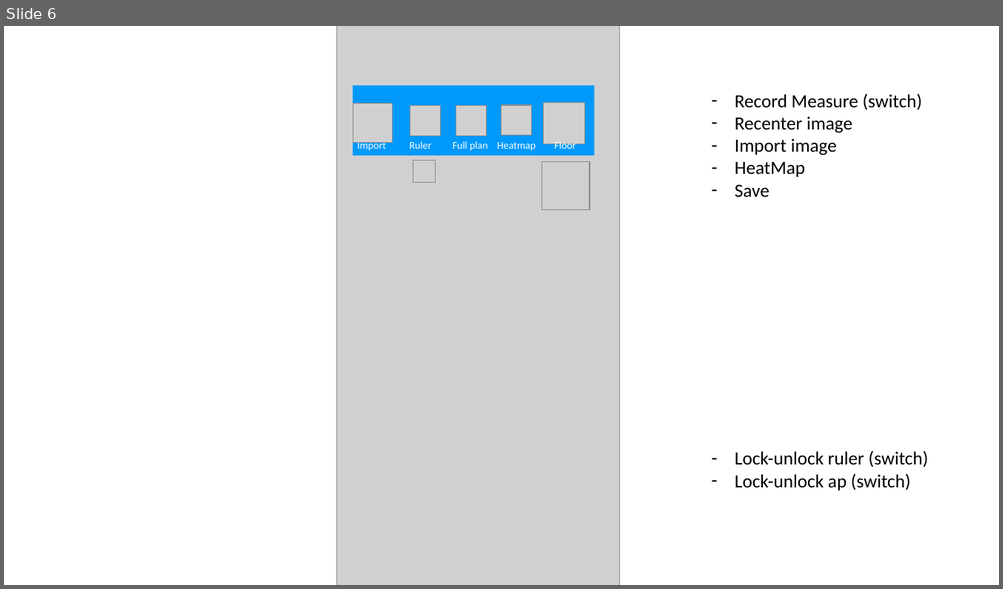
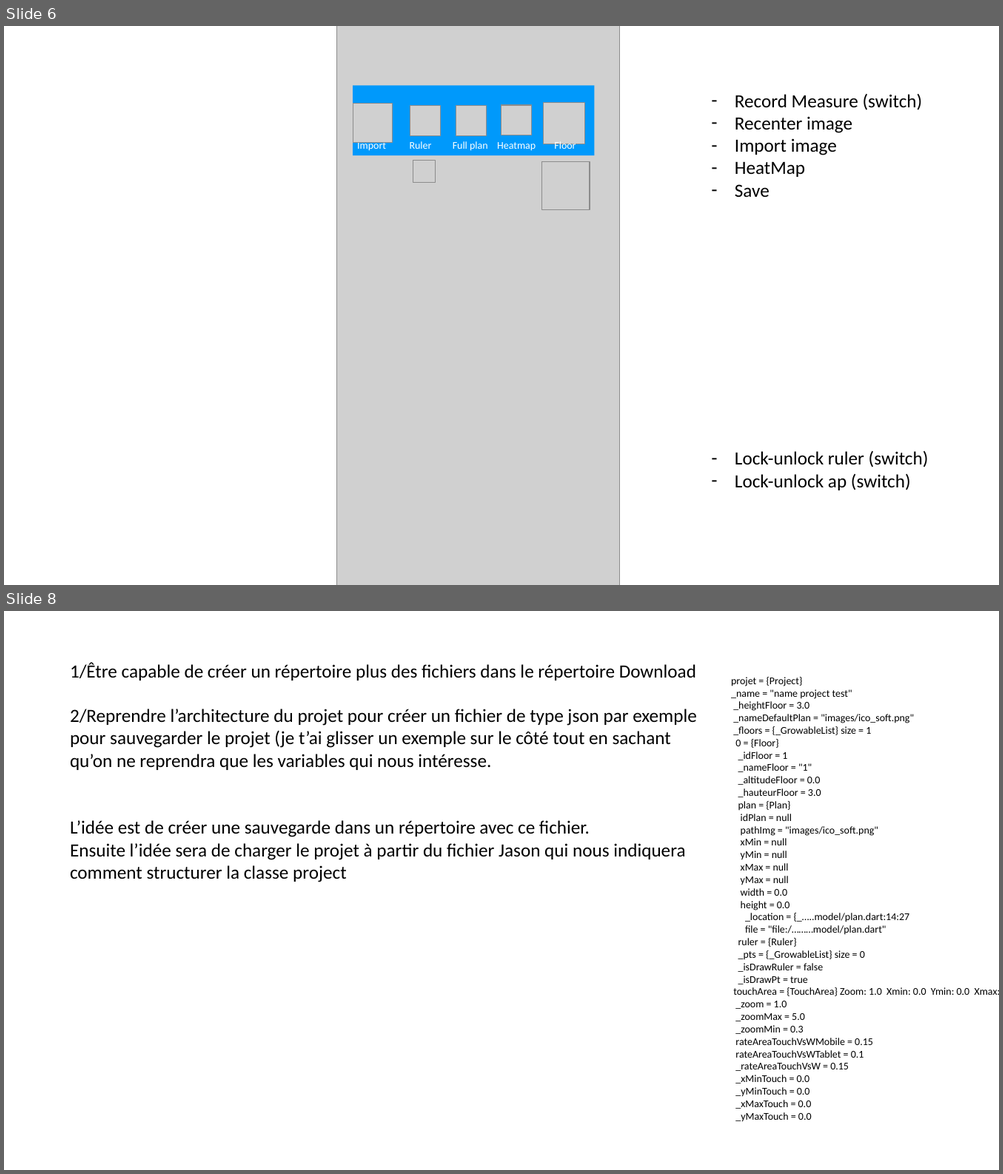
Before and after one commit to mboti/wanda_survey, a slide deck: doc/Algos.pptx. Shown one above the other, each under a label of ours: slide 6 before the commit, slides 6 and 8 after it; the slides between them are not shown. The pictures are 1003x589 and 1003x1174 pixels, drawn with LibreOffice and Linux fonts; fonts in the diff are those of the drawing; grey boxes stand for pictures. Boxes give left, top, right and bottom in pixels: in the first picture for what was removed or moved away, otherwise in the second. Text is boxed around its words. In the diff, an @@ line names an element or a change of style, - is before the commit and + after.

Commit message:
Mise à jour de la roadmap de travail pour Koudous

```diff
--- a/doc/Algos.pptx
+++ b/doc/Algos.pptx
@@ slide 8 added at <box>4,611,999,1170</box>, background #FFFFFF @@
@@ text added at <box>70,662,697,883</box>, 18 pt, text #000000 @@
+1/Être capable de créer un répertoire plus des fichiers dans le répertoire Download
+2/Reprendre l’architecture du projet pour créer un fichier de type json par exemple pour sauvegarder le projet (je t’ai glisser un exemple sur le côté tout en sachant qu’on ne reprendra que les variables qui nous intéresse.
+L’idée est de créer une sauvegarde dans un répertoire avec ce fichier.
+Ensuite l’idée sera de charger le projet à partir du fichier Jason qui nous indiquera comment structurer la classe project
@@ text added at <box>731,677,999,1122</box>, 10 pt, text #000000 @@
+projet = {Project}
+_name = "name project test"
+_heightFloor = 3.0
+_nameDefaultPlan = "images/ico_soft.png"
+_floors = {_GrowableList} size = 1
+0 = {Floor}
+_idFloor = 1
+_nameFloor = "1"
+_altitudeFloor = 0.0
+_hauteurFloor = 3.0
+plan = {Plan}
+idPlan = null
+pathImg = "images/ico_soft.png"
+xMin = null
+yMin = null
+xMax = null
+yMax = null
+width = 0.0
+height = 0.0
+_location = {_…..model/plan.dart:14:27
+file = "file:/………model/plan.dart"
+ruler = {Ruler}
+_pts = {_GrowableList} size = 0
+_isDrawRuler = false
+_isDrawPt = true
+touchArea = {TouchArea} Zoom: 1.0 Xmin: 0.0 Ymin: 0.0 Xmax: 0.0 Ymax: 0.0
+_zoom = 1.0
+_zoomMax = 5.0
+_zoomMin = 0.3
+rateAreaTouchVsWMobile = 0.15
+rateAreaTouchVsWTablet = 0.1
+_rateAreaTouchVsW = 0.15
+_xMinTouch = 0.0
+_yMinTouch = 0.0
+_xMaxTouch = 0.0
+_yMaxTouch = 0.0
```
Also in this commit, not shown: 3 other slides added, 1 other file.
